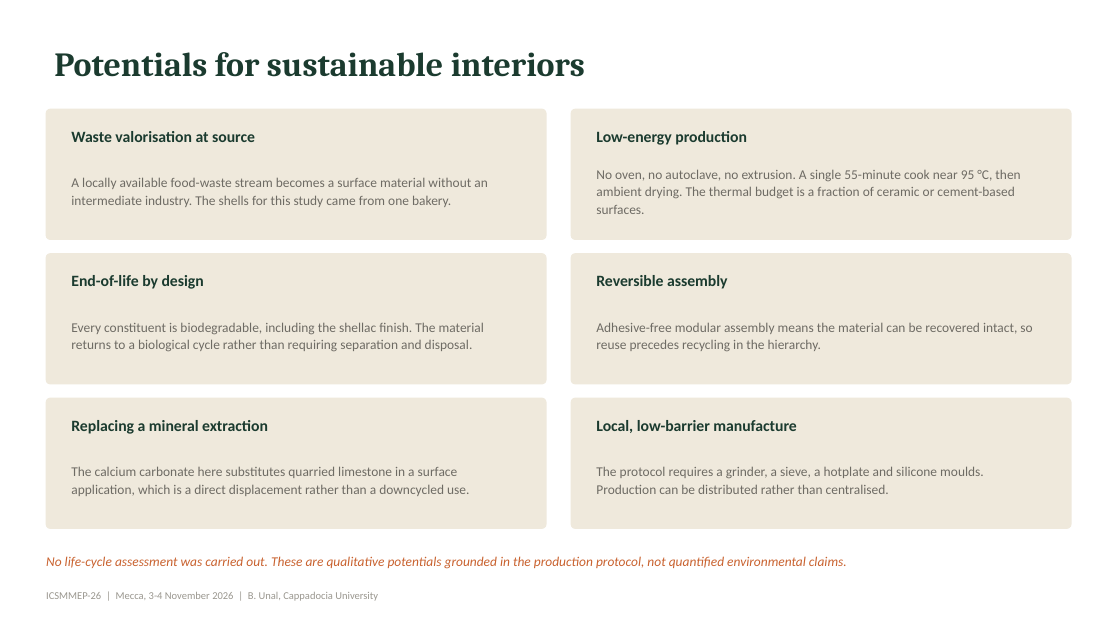
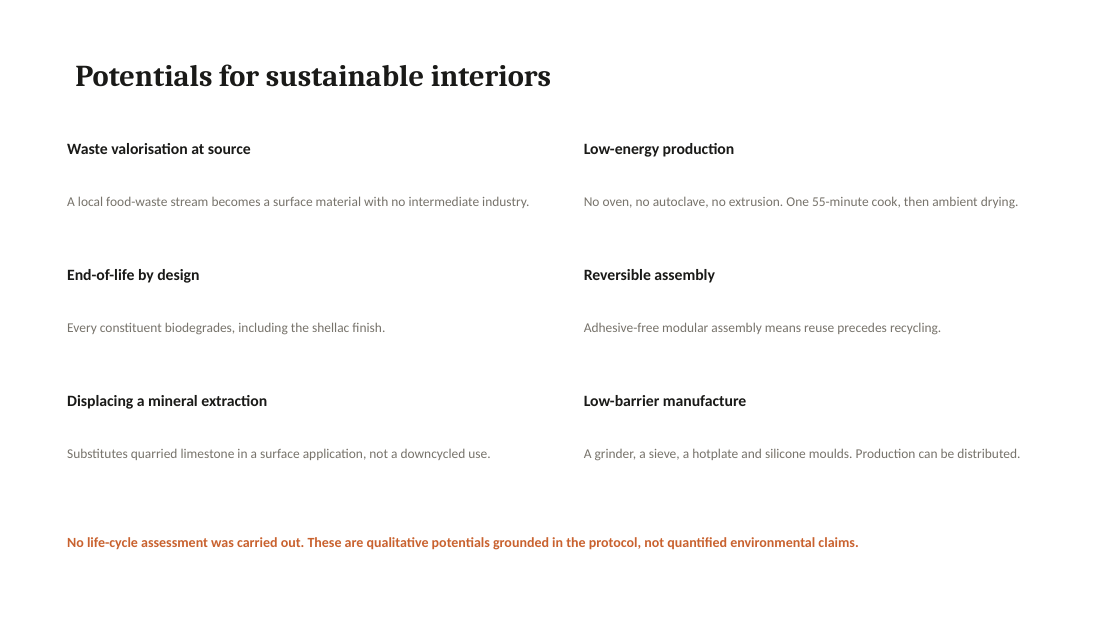
Before and after one commit to bunal91/sanat-ve-mekan, a slide deck: slide 20 of konferans-bildirisi/06-sunum/ICSMMEP26_Presentation_Unal.pptx. Drawn at 1120x630 pixels with LibreOffice and Linux fonts; fonts in the diff are those of the drawing. Boxes give left, top, right and bottom in pixels: in the first picture for what was removed or moved away, otherwise in the second. Text is boxed around its words. In the diff, an @@ line names an element or a change of style, - is before the commit and + after.

```diff
--- a/konferans-bildirisi/06-sunum/ICSMMEP26_Presentation_Unal.pptx
+++ b/konferans-bildirisi/06-sunum/ICSMMEP26_Presentation_Unal.pptx
@@ title "Potentials for sustainable interiors": place and size @@
-title "Potentials for sustainable interiors" at [54, 52, 585, 77]
+title "Potentials for sustainable interiors" at [75, 64, 551, 87]
@@ title "Potentials for sustainable interiors" at [75, 64, 551, 87]: size 29 to 26 pt, text colour #1B3B2F to #1A1A18 @@
@@ rounded rectangle removed at [46, 109, 546, 239] @@
@@ rounded rectangle removed at [571, 109, 1071, 239] @@
@@ text colour #1B3B2F to #1A1A18 in 4 elements at [584, 269, 715, 283], [67, 269, 199, 283], [584, 143, 735, 157], [67, 143, 251, 154] @@
@@ text "Waste valorisation at source": place and size @@
-text "Waste valorisation at source" at [71, 131, 255, 142]
+text "Waste valorisation at source" at [67, 143, 251, 154]
@@ text "Low-energy production": place and size @@
-text "Low-energy production" at [596, 131, 747, 145]
+text "Low-energy production" at [584, 143, 735, 157]
@@ text at [67, 196, 529, 208]: text changed; text colour #6E6B64 to #77736B @@
-A locally available food-waste stream becomes a surface material without an intermediate industry. The shells for this study came from one bakery.
+A local food-waste stream becomes a surface material with no intermediate industry.
@@ text at [584, 196, 1019, 209]: text changed; text colour #6E6B64 to #77736B @@
-No oven, no autoclave, no extrusion. A single 55-minute cook near 95 °C, then ambient drying. The thermal budget is a fraction of ceramic or cement-based surfaces.
+No oven, no autoclave, no extrusion. One 55-minute cook, then ambient drying.
@@ rounded rectangle removed at [46, 254, 546, 384] @@
@@ rounded rectangle removed at [571, 254, 1071, 384] @@
@@ text "Reversible assembly": place and size @@
-text "Reversible assembly" at [596, 275, 728, 289]
+text "Reversible assembly" at [584, 269, 715, 283]
@@ text at [67, 322, 385, 335]: text changed; text colour #6E6B64 to #77736B @@
-Every constituent is biodegradable, including the shellac finish. The material returns to a biological cycle rather than requiring separation and disposal.
+Every constituent biodegrades, including the shellac finish.
@@ text at [584, 322, 941, 335]: text changed; text colour #6E6B64 to #77736B @@
-Adhesive-free modular assembly means the material can be recovered intact, so reuse precedes recycling in the hierarchy.
+Adhesive-free modular assembly means reuse precedes recycling.
@@ rounded rectangle removed at [46, 398, 546, 528] @@
@@ text at [67, 395, 267, 409]: text changed; text colour #1B3B2F to #1A1A18 @@
-Replacing a mineral extraction
+Displacing a mineral extraction
@@ rounded rectangle removed at [571, 398, 1071, 528] @@
@@ text at [584, 395, 746, 406]: text changed; text colour #1B3B2F to #1A1A18 @@
-Local, low-barrier manufacture
+Low-barrier manufacture
@@ text at [67, 449, 490, 460]: text changed; text colour #6E6B64 to #77736B @@
-The calcium carbonate here substitutes quarried limestone in a surface application, which is a direct displacement rather than a downcycled use.
+Substitutes quarried limestone in a surface application, not a downcycled use.
@@ text at [584, 448, 1020, 461]: text changed; text colour #6E6B64 to #77736B @@
-The protocol requires a grinder, a sieve, a hotplate and silicone moulds. Production can be distributed rather than centralised.
+A grinder, a sieve, a hotplate and silicone moulds. Production can be distributed.
@@ text at [67, 537, 858, 550]: text changed; size 11.5 to 12 pt; bold on; italic off @@
-No life-cycle assessment was carried out. These are qualitative potentials grounded in the production protocol, not quantified environmental claims.
+No life-cycle assessment was carried out. These are qualitative potentials grounded in the protocol, not quantified environmental claims.
@@ text removed at [46, 592, 378, 601] @@
-ICSMMEP-26 | Mecca, 3-4 November 2026 | B. Unal, Cappadocia University
```
Also in this commit, not shown: 22 other slides changed, 4 other files.
